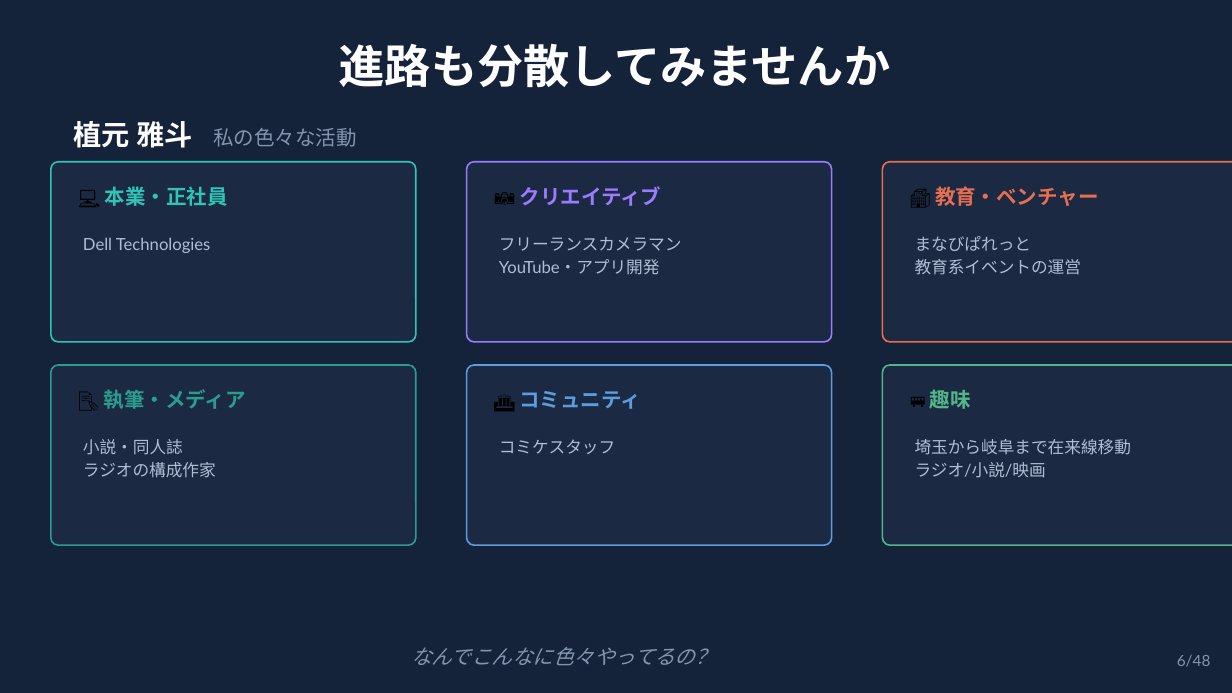
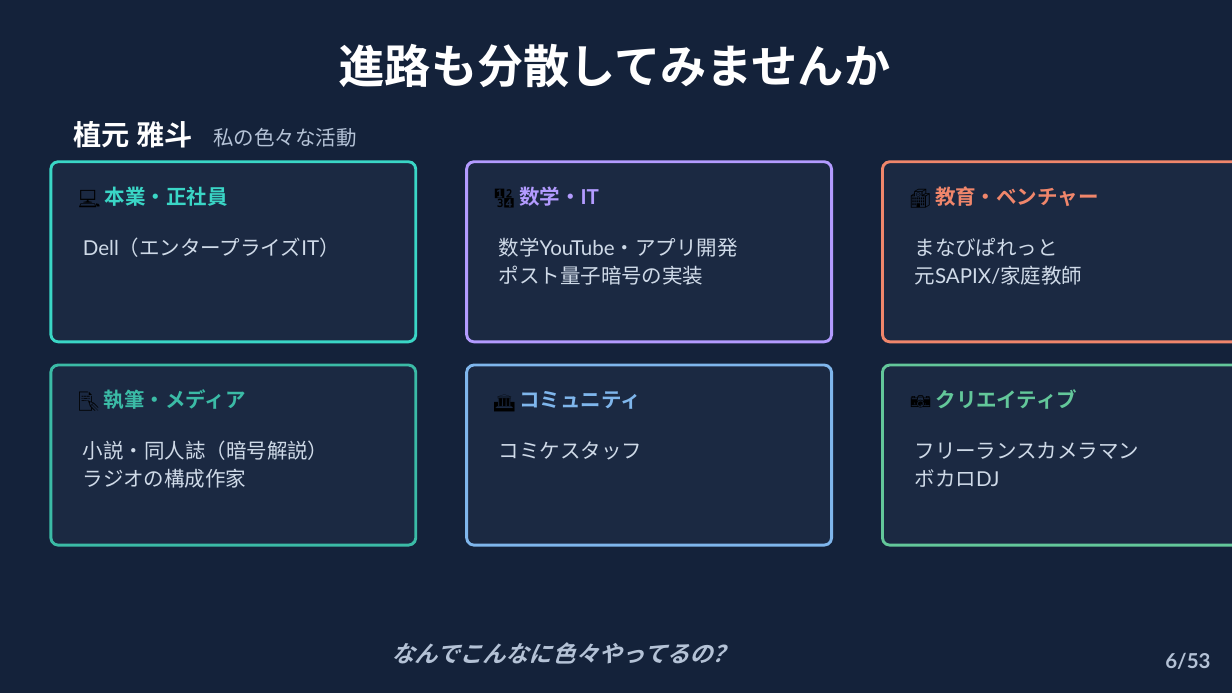
Before and after one commit to syukugennmathto/claude-daily-routines, a slide deck: slide 6 of build/career_talk_setagaya.pptx. Drawn at 1232x693 pixels with LibreOffice and Linux fonts; fonts in the diff are those of the drawing. Boxes give left, top, right and bottom in pixels: in the first picture for what was removed or moved away, otherwise in the second. Text is boxed around its words. In the diff, an @@ line names an element or a change of style, - is before the commit and + after.

```diff
--- a/build/career_talk_setagaya.pptx
+++ b/build/career_talk_setagaya.pptx
@@ text "植元 雅斗 私の色々な活動" at (x1=74, y1=121, x2=356, y2=148): text colour #8294AE to #B4C2D6 in "私の色々な活動" @@
@@ rounded rectangle at (x1=51, y1=162, x2=416, y2=342): outline #2EC4B6 1.25 pt to #3AD6C6 2.25 pt @@
@@ text "💻 本業・正社員" at (x1=105, y1=186, x2=228, y2=206): text colour #2EC4B6 to #3AD6C6 in "本業・正社員" @@
@@ rounded rectangle at (x1=467, y1=162, x2=832, y2=342): outline #9B7BFF 1.25 pt to #B39BFF 2.25 pt @@
@@ rounded rectangle at (x1=883, y1=162, x2=1232, y2=342): outline #E76F51 1.25 pt to #F0866B 2.25 pt @@
@@ text "🏫 教育・ベンチャー" at (x1=935, y1=186, x2=1099, y2=206): text colour #E76F51 to #F0866B in "教育・ベンチャー" @@
@@ text at (x1=519, y1=186, x2=599, y2=206): text changed; text colour #9B7BFF to #B39BFF @@
-📷 クリエイティブ
+🔢 数学・IT
@@ text at (x1=83, y1=237, x2=340, y2=257): text changed; size 13 to 16 pt; text colour #AEBED4 to #CFDAE8 @@
-Dell Technologies
+Dell（エンタープライズIT）
@@ text at (x1=499, y1=238, x2=738, y2=285): text changed; size 13 to 16 pt; text colour #AEBED4 to #CFDAE8 @@
-フリーランスカメラマン
-YouTube・アプリ開発
+数学YouTube・アプリ開発
+ポスト量子暗号の実装
@@ text at (x1=915, y1=238, x2=1058, y2=257): size 13 to 16 pt, text colour #AEBED4 to #CFDAE8 in "まなびぱれっと" @@
@@ text at (x1=915, y1=266, x2=1083, y2=285): text changed; size 13 to 16 pt; text colour #AEBED4 to #CFDAE8 @@
-教育系イベントの運営
+元SAPIX/家庭教師
@@ rounded rectangle at (x1=51, y1=365, x2=416, y2=545): outline #2A9D8F 1.25 pt to #3BBBA6 2.25 pt @@
@@ text "📝 執筆・メディア" at (x1=104, y1=389, x2=246, y2=409): text colour #2A9D8F to #3BBBA6 in "執筆・メディア" @@
@@ rounded rectangle at (x1=467, y1=365, x2=832, y2=545): outline #5C9DE0 1.25 pt to #7FB6EC 2.25 pt @@
@@ text "🏛 コミュニティ" at (x1=519, y1=391, x2=641, y2=409): text colour #5C9DE0 to #7FB6EC in "コミュニティ" @@
@@ rounded rectangle at (x1=883, y1=365, x2=1232, y2=545): outline #52B788 1.25 pt to #63C79A 2.25 pt @@
@@ text at (x1=936, y1=389, x2=1078, y2=409): text changed; text colour #52B788 to #63C79A @@
-🚃 趣味
+📷 クリエイティブ
@@ text at (x1=83, y1=440, x2=329, y2=460): text changed; size 13 to 16 pt; text colour #AEBED4 to #CFDAE8 @@
-小説・同人誌
+小説・同人誌（暗号解説）
@@ text "コミケスタッフ" at (x1=499, y1=441, x2=642, y2=460): size 13 to 16 pt, text colour #AEBED4 to #CFDAE8 @@
@@ text at (x1=915, y1=442, x2=1140, y2=487): text changed; size 13 to 16 pt; text colour #AEBED4 to #CFDAE8 @@
-埼玉から岐阜まで在来線移動
-ラジオ/小説/映画
+フリーランスカメラマン
+ボカロDJ
@@ text at (x1=83, y1=468, x2=246, y2=488): size 13 to 16 pt, text colour #AEBED4 to #CFDAE8 in "ラジオの構成作家" @@
@@ text "なんでこんなに色々やってるの？" at (x1=392, y1=642, x2=736, y2=664): size 16 to 18 pt, text colour #8294AE to #B4C2D6, bold on @@
@@ text at (x1=1165, y1=653, x2=1210, y2=669): text changed; size 12 to 16 pt; text colour #8294AE to #B4C2D6; bold on @@
-6/48
+6/53
```
Also in this commit, not shown: 47 other slides changed, 5 slides added, 3 other files.
